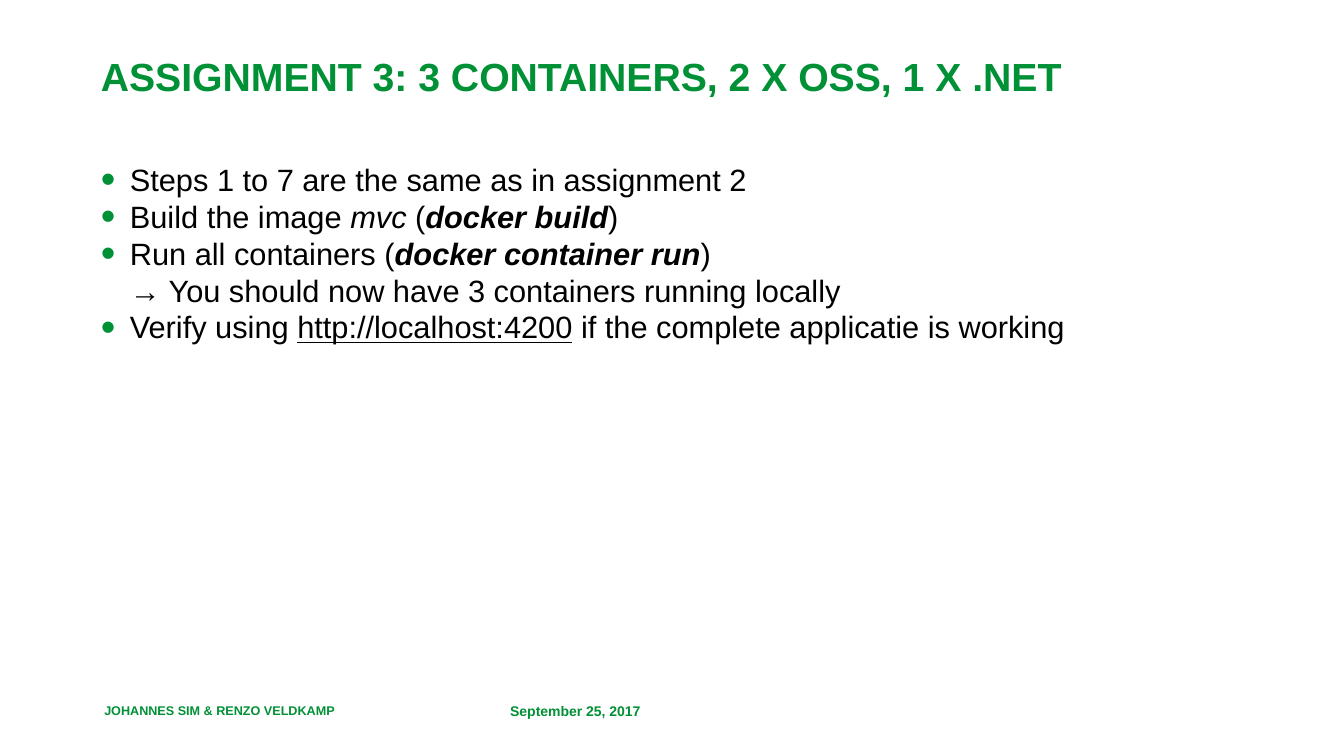
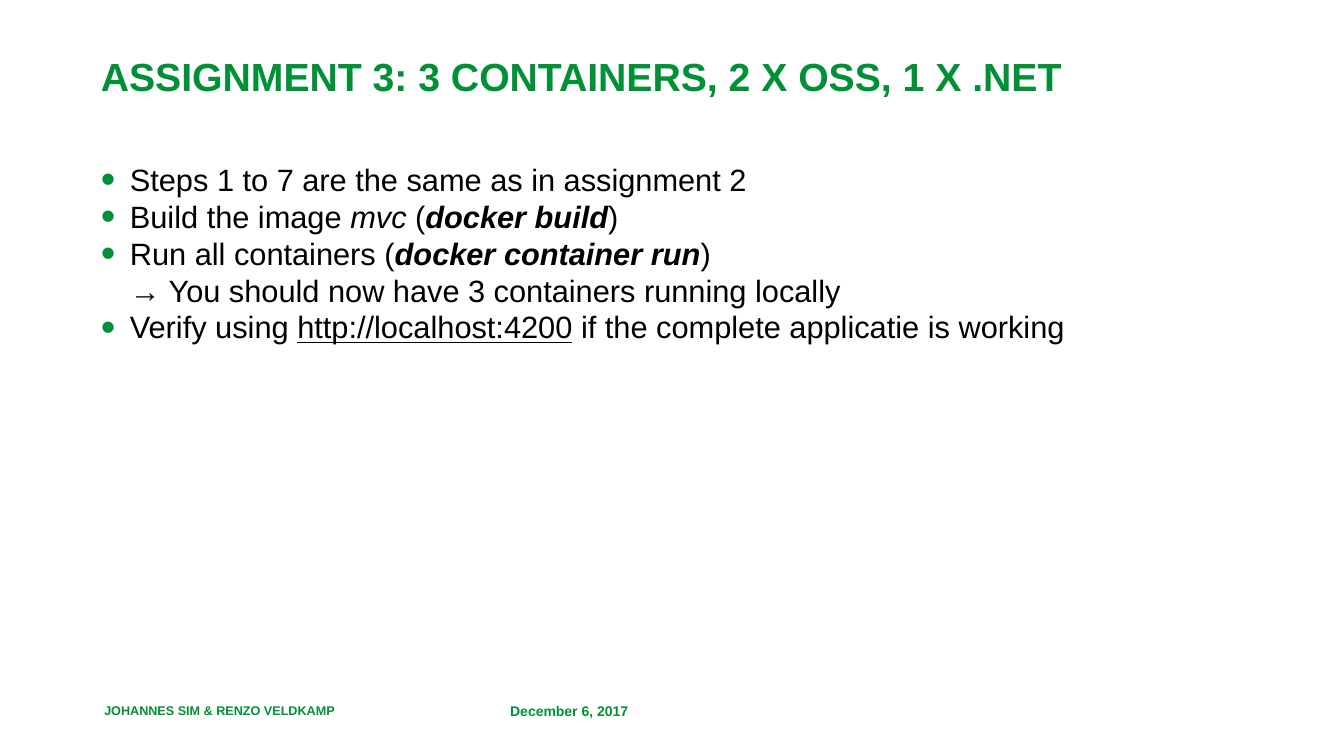
Before and after one commit to RenzoVeldkamp/MicroContainer, a slide deck: slide 7 of Workshop/Opdrachten.pptx (slide 6 before the commit). Drawn at 1344x756 pixels with LibreOffice and Linux fonts; fonts in the diff are those of the drawing; background and template pictures are left out. Boxes give left, top, right and bottom in pixels: in the first picture for what was removed or moved away, otherwise in the second. Text is boxed around its words. In the diff, an @@ line names an element or a change of style, - is before the commit and + after.

```diff
--- a/Workshop/Opdrachten.pptx
+++ b/Workshop/Opdrachten.pptx
@@ text at [510, 706, 628, 718]: text changed @@
-September 25, 2017
+December 6, 2017
```
Also in this commit, not shown: 3 other slides changed, 1 slide added, 5 other files.
